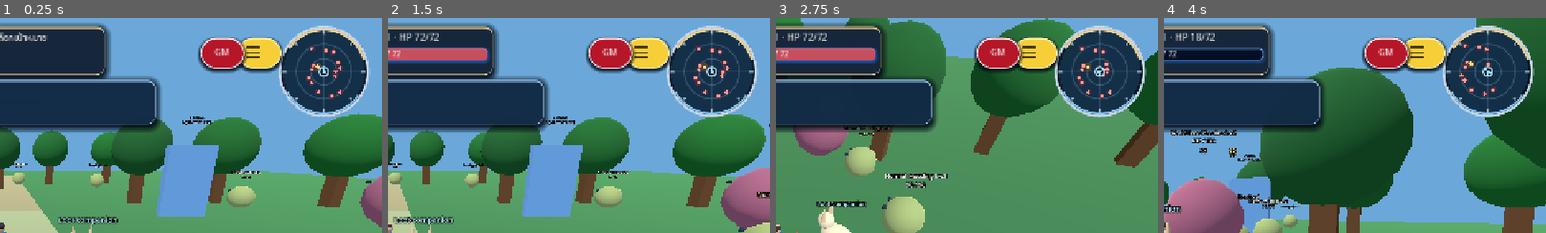
Above: before the commit, frames 1-4 (left to right).
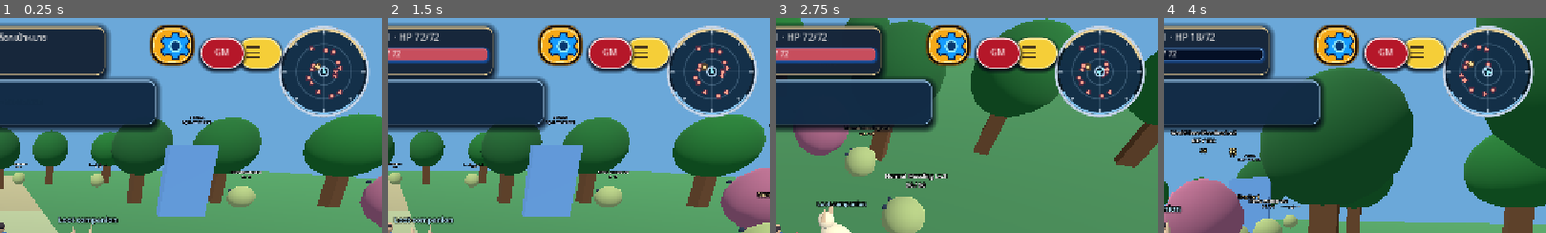
Above: after the commit, the same moments.

Repository: redfullmoon209-debug/NexTgenLeo
Game: Godot game, scene res://scenes/main.tscn
Same seed, same stepped clock (60 frames per second), same inputs: the game is played once before the commit and once after it.
Inputs (mouse positions are % of the whole screen's width and height, from its top left):
- Up to frame 1 (0.25 s): no input
- Up to frame 2 (1.5 s): click "กระโดด" at 0.5 s; tap Enter at 1.25 s; move the mouse to (72, 45) at 1.27 s; hold D from 1.28 s (still down); tap Tab at 1.35 s; click (72, 45) at 1.42 s
- Up to frame 3 (2.75 s): tap Space at 1.52 s; release D at 2 s; drag from (30, 55) to (45, 70) at 2.02 s
- Up to frame 4 (4 s): move the mouse to (60, 28) at 2.77 s; hold D 2.78-3.5 s; tap 1 at 2.85 s; click (60, 28) at 2.92 s; drag from (45, 70) to (20, 35) at 3.52 s
The pictures show only the part of the screen within x 50-100%, y 0-50%; the shares and areas given below are measured in that part.

The runs differ from the first frame. In frame 1, 2.1% of the frame differs, in the area x 39-52%, y 3-24%; in frame 2, 2.1%; in frame 3, 2.0%; in frame 4, 2.1%.

Commit message:
Settings rich dropdown: isolated layered menu and verified interactions
* Add isolated layered Settings rich-menu preview without changing game systems

* Add isolated Godot layered Settings rich menu component

* Mount isolated Settings rich menu without touching other gameplay systems

* Place blue gear inside top Settings header and anchor dropdown immediately beneath

* Add independent Settings graphics vector icon

* Add independent Settings audio vector icon

* Add independent Settings controls vector icon

* Add independent Settings hud vector icon

* Add independent Settings auto_hunt vector icon

* Add independent Settings auto_potion vector icon

* Add independent Settings notifications vector icon

* Add independent Settings language vector icon

* Add independent Settings security vector icon

* Add independent Settings exit vector icon

* Add standalone blue gear icon for Settings header

* Use independent colorful SVG icons and framed gear in Settings dropdown

* Fix Godot static type inference error in isolated Settings menu mount

* Fix Settings collapsed header collision with GM/menu; expand dropdown only on click

* Add independent vector background for gold settings menu

* Add independent vector base_frame for gold settings menu

* Build Settings gold buttons from real separate frame, fill, SVG icon and editable Thai label layers

* Verify isolated Settings dropdown in browser screenshot before existing bag/GM acceptance tests

* Fix Settings dropdown state references and use reliable independently layered Godot gold frames

* Assert Settings open/close and independent gold layers using live Godot diagnostics and preserve GM controls

* Handle Settings gear click/touch in its own hitbox without intercepting any other HUD inputs

* Add standalone transparent chevron_right.svg icon without unsupported font glyph

* Add standalone transparent chevron_down.svg icon without unsupported font glyph

* Add standalone transparent chevron_up.svg icon without unsupported font glyph

* Replace missing-font chevrons with real SVG layers and fit all ten Settings rows on screen

* Correct Settings chevron layer indentation for Godot parser

Diff:
--- /dev/null
+++ b/assets/ui/settings/icons/audio.svg
@@ -0,0 +1 @@
+<svg xmlns="http://www.w3.org/2000/svg" viewBox="0 0 64 64"><g stroke="#082b53" stroke-width="2.5" stroke-linejoin="round" stroke-linecap="round"><path d="M9 25h12l15-12v38L21 39H9z" fill="#48c9ff"/><path d="M43 23q13 9 0 18M48 15q23 17 0 34" fill="none" stroke="#087ed9" stroke-width="5"/></g></svg>
--- /dev/null
+++ b/assets/ui/settings/icons/auto_hunt.svg
@@ -0,0 +1 @@
+<svg xmlns="http://www.w3.org/2000/svg" viewBox="0 0 64 64"><g stroke="#082b53" stroke-width="2.5" stroke-linejoin="round" stroke-linecap="round"><path d="M10 8l42 43M54 8L12 51" stroke="#dceeff" stroke-width="10"/><path d="M7 7l15 5-10 10zM57 7l-15 5 10 10z" fill="#8ac7f7"/><path d="M7 44l13 13M57 44L44 57" stroke="#b77a1b" stroke-width="8"/></g></svg>
--- /dev/null
+++ b/assets/ui/settings/icons/auto_potion.svg
@@ -0,0 +1 @@
+<svg xmlns="http://www.w3.org/2000/svg" viewBox="0 0 64 64"><g stroke="#082b53" stroke-width="2.5" stroke-linejoin="round" stroke-linecap="round"><path d="M24 8h16v9l9 13q11 24-11 27H26Q4 54 15 30l9-13z" fill="#e6324c"/><path d="M22 31h23q9 20-9 21H28Q12 51 22 31" fill="#ff6572"/><path d="M24 8h16" stroke="#9f5b16" stroke-width="8"/></g></svg>
--- /dev/null
+++ b/assets/ui/settings/icons/chevron_down.svg
@@ -0,0 +1 @@
+<svg xmlns="http://www.w3.org/2000/svg" viewBox="0 0 40 40"><path d="M7 14L20 27 33 14" stroke="#120907" stroke-width="10" stroke-linejoin="round" stroke-linecap="round" fill="none"/><path d="M7 14L20 27 33 14" stroke="#FFFDFC" stroke-width="6" stroke-linejoin="round" stroke-linecap="round" fill="none"/></svg>
--- /dev/null
+++ b/assets/ui/settings/icons/chevron_right.svg
@@ -0,0 +1 @@
+<svg xmlns="http://www.w3.org/2000/svg" viewBox="0 0 40 40"><path d="M14 7L27 20 14 33" stroke="#120907" stroke-width="10" stroke-linejoin="round" stroke-linecap="round" fill="none"/><path d="M14 7L27 20 14 33" stroke="#FFFDFC" stroke-width="6" stroke-linejoin="round" stroke-linecap="round" fill="none"/></svg>
--- /dev/null
+++ b/assets/ui/settings/icons/chevron_up.svg
@@ -0,0 +1 @@
+<svg xmlns="http://www.w3.org/2000/svg" viewBox="0 0 40 40"><path d="M7 27L20 14 33 27" stroke="#120907" stroke-width="10" stroke-linejoin="round" stroke-linecap="round" fill="none"/><path d="M7 27L20 14 33 27" stroke="#FFFDFC" stroke-width="6" stroke-linejoin="round" stroke-linecap="round" fill="none"/></svg>
--- /dev/null
+++ b/assets/ui/settings/icons/controls.svg
@@ -0,0 +1 @@
+<svg xmlns="http://www.w3.org/2000/svg" viewBox="0 0 64 64"><g stroke="#082b53" stroke-width="2.5" stroke-linejoin="round" stroke-linecap="round"><path d="M17 19h30q8 0 10 12l3 13q1 9-9 6l-9-7H22l-9 7q-10 3-9-6l3-13q2-12 10-12z" fill="#66d9ff"/><path d="M18 28v15m-8-8h16M43 30h1m8 7h1" stroke="#0c63c6" stroke-width="5"/></g></svg>
--- /dev/null
+++ b/assets/ui/settings/icons/exit.svg
@@ -0,0 +1 @@
+<svg xmlns="http://www.w3.org/2000/svg" viewBox="0 0 64 64"><g stroke="#082b53" stroke-width="2.5" stroke-linejoin="round" stroke-linecap="round"><rect x="9" y="8" width="29" height="48" rx="3" fill="#24bfff"/><rect x="15" y="13" width="17" height="37" fill="#a4efff"/><path d="M36 27h13v-8l13 13-13 13v-8H36z" fill="#ff373d"/></g></svg>
--- /dev/null
+++ b/assets/ui/settings/icons/gear.svg
@@ -0,0 +1 @@
+<svg xmlns="http://www.w3.org/2000/svg" viewBox="0 0 64 64"><path d="M26 4h12l3 9 7 3 9-4 7 11-7 7v8l7 6-7 11-9-4-7 3-3 9H26l-3-9-7-3-9 4L0 44l7-6v-8l-7-7 7-11 9 4 7-3z" fill="#159cff" stroke="#09224d" stroke-width="3"/><circle cx="32" cy="34" r="12" fill="#07376e" stroke="#8fe9ff" stroke-width="4"/></svg>
--- /dev/null
+++ b/assets/ui/settings/icons/graphics.svg
@@ -0,0 +1 @@
+<svg xmlns="http://www.w3.org/2000/svg" viewBox="0 0 64 64"><g stroke="#082b53" stroke-width="2.5" stroke-linejoin="round" stroke-linecap="round"><rect x="9" y="9" width="46" height="35" rx="4" fill="#42d4ff"/><path d="M13 13h38v26H13z" fill="#159bf1"/><path d="M18 15h27L20 36z" fill="#b0f6ff" opacity=".7"/><path d="M32 44v8m-12 4h24" stroke="#1453aa" stroke-width="5"/></g></svg>
--- /dev/null
+++ b/assets/ui/settings/icons/hud.svg
@@ -0,0 +1 @@
+<svg xmlns="http://www.w3.org/2000/svg" viewBox="0 0 64 64"><g stroke="#082b53" stroke-width="2.5" stroke-linejoin="round" stroke-linecap="round"><rect x="7" y="7" width="23" height="23" rx="4" fill="#26bbff"/><rect x="34" y="7" width="23" height="23" rx="4" fill="#55dcff"/><rect x="7" y="34" width="23" height="23" rx="4" fill="#0a81e8"/><rect x="34" y="34" width="23" height="23" rx="4" fill="#2598fa"/></g></svg>
--- /dev/null
+++ b/assets/ui/settings/icons/language.svg
@@ -0,0 +1 @@
+<svg xmlns="http://www.w3.org/2000/svg" viewBox="0 0 64 64"><g stroke="#082b53" stroke-width="2.5" stroke-linejoin="round" stroke-linecap="round"><circle cx="32" cy="32" r="25" fill="#24c5f6"/><path d="M15 13l13 3 2 10-9 7 4 12-9 5-8-15 4-12zM38 9l16 13-8 8 7 12-13 10-6-11 5-11-8-10z" fill="#64d84c"/></g></svg>
--- /dev/null
+++ b/assets/ui/settings/icons/notifications.svg
@@ -0,0 +1 @@
+<svg xmlns="http://www.w3.org/2000/svg" viewBox="0 0 64 64"><g stroke="#082b53" stroke-width="2.5" stroke-linejoin="round" stroke-linecap="round"><path d="M32 7q-15 0-15 18v11L9 47h46l-8-11V25Q47 7 32 7z" fill="#ffda21"/><path d="M25 52q7 10 14 0" fill="none" stroke="#c77c0a" stroke-width="6"/><path d="M22 16q-6 8-4 22" fill="none" stroke="#fff6a0" stroke-width="5"/></g></svg>
--- /dev/null
+++ b/assets/ui/settings/icons/security.svg
@@ -0,0 +1 @@
+<svg xmlns="http://www.w3.org/2000/svg" viewBox="0 0 64 64"><g stroke="#082b53" stroke-width="2.5" stroke-linejoin="round" stroke-linecap="round"><path d="M32 5l23 10v16q0 18-23 28Q9 49 9 31V15z" fill="#1c9df3"/><path d="M32 12l16 7v13q0 12-16 20z" fill="#75e3ff"/></g></svg>
--- /dev/null
+++ b/assets/ui/settings/layers/background.svg
@@ -0,0 +1 @@
+<svg xmlns="http://www.w3.org/2000/svg" viewBox="0 0 640 80"><defs><linearGradient id="amber" x1="0" y1="0" x2="0" y2="1"><stop offset="0" stop-color="#fff29a"/><stop offset=".12" stop-color="#ffe139"/><stop offset=".51" stop-color="#ffbf10"/><stop offset=".79" stop-color="#f89a06"/><stop offset="1" stop-color="#d56b00"/></linearGradient></defs><rect x="5" y="5" width="630" height="70" rx="34" fill="url(#amber)"/><path d="M34 17 Q320 11 605 17" stroke="#fffbd1" stroke-width="8" opacity=".77" stroke-linecap="round" fill="none"/><path d="M38 65 Q320 71 602 65" stroke="#ffb337" stroke-width="4" opacity=".65" stroke-linecap="round" fill="none"/></svg>
--- /dev/null
+++ b/assets/ui/settings/layers/base_frame.svg
@@ -0,0 +1 @@
+<svg xmlns="http://www.w3.org/2000/svg" viewBox="0 0 640 80"><defs><linearGradient id="metal" x1="0" y1="0" x2="0" y2="1"><stop stop-color="#fffcdf"/><stop offset=".16" stop-color="#ffcf30"/><stop offset=".49" stop-color="#ae5c00"/><stop offset=".75" stop-color="#fff9b6"/><stop offset="1" stop-color="#bd6800"/></linearGradient></defs><rect x="3" y="3" width="634" height="74" rx="36" fill="none" stroke="#150b04" stroke-width="6"/><rect x="7" y="7" width="626" height="66" rx="32" fill="none" stroke="url(#metal)" stroke-width="6"/><rect x="12" y="12" width="616" height="56" rx="27" fill="none" stroke="#fff5b5" stroke-width="2"/><path d="M39 12 Q320 6 601 12" stroke="#fff8b0" stroke-width="3" fill="none" opacity=".8"/></svg>
--- a/scripts/main.gd
+++ b/scripts/main.gd
@@ -41,6 +41,9 @@
 	add_child(gameplay)
 	var fantasy_skin: Node = load("res://scripts/fantasy_ui_theme.gd").new()
 	add_child(fantasy_skin)
+	# Isolated Settings Rich Menu; other HUD and gameplay systems remain unchanged.
+	var settings_menu: Node = load("res://scripts/settings_rich_menu.gd").new()
+	add_child(settings_menu)
 
 func _make_world() -> void:
 	var light := DirectionalLight3D.new()
--- /dev/null
+++ b/scripts/settings_rich_menu.gd
@@ -0,0 +1,245 @@
+extends CanvasLayer
+## Isolated, four-component Settings Rich Menu. No image crops or gameplay changes.
+## Independent layers: SVG icons / editable Thai Labels / gold background Panel / frame Panel.
+const TITLES := ["กราฟิกและหน้าจอ", "เสียง", "การควบคุม", "จัดตำแหน่ง HUD", "ตั้งค่า Auto Hunt", "ตั้งค่า Auto Potion", "การแจ้งเตือน", "ภาษา", "บัญชีและความปลอดภัย", "ออกจากเกม"]
+const ICON_FILES := ["graphics", "audio", "controls", "hud", "auto_hunt", "auto_potion", "notifications", "language", "security", "exit"]
+var panel: PanelContainer
+var toggle: Button
+var header_title: Label
+var header_arrow: TextureRect
+var list: VBoxContainer
+
+func _ready() -> void:
+	layer = 30
+	var root := Control.new()
+	root.set_anchors_and_offsets_preset(Control.PRESET_FULL_RECT)
+	root.mouse_filter = Control.MOUSE_FILTER_IGNORE
+	var ui_theme := Theme.new()
+	ui_theme.default_font = load("res://assets/fonts/NotoSansThai.ttf")
+	root.theme = ui_theme
+	add_child(root)
+	# One top header: gear lives INSIDE the gold frame; rows drop directly below.
+	toggle = Button.new()
+	toggle.text = ""
+	toggle.tooltip_text = ""
+	toggle.anchor_left = 1.0
+	toggle.anchor_right = 1.0
+	toggle.anchor_top = 0.0
+	toggle.anchor_bottom = 0.0
+	# Handle the header hitbox directly; Godot Web can lose Button.pressed beneath canvas overlays.
+	root.add_child(toggle)
+	_decorate_button(toggle)
+	var header_content := HBoxContainer.new()
+	header_content.set_anchors_and_offsets_preset(Control.PRESET_FULL_RECT)
+	header_content.offset_left = 17
+	header_content.offset_right = -17
+	header_content.mouse_filter = Control.MOUSE_FILTER_IGNORE
+	toggle.add_child(header_content)
+	var gear := TextureRect.new()
+	gear.texture = load("res://assets/ui/settings/icons/gear.svg")
+	gear.custom_minimum_size = Vector2(48, 48)
+	gear.expand_mode = TextureRect.EXPAND_IGNORE_SIZE
+	gear.stretch_mode = TextureRect.STRETCH_KEEP_ASPECT_CENTERED
+	gear.mouse_filter = Control.MOUSE_FILTER_IGNORE
+	header_content.add_child(gear)
+	header_title = Label.new()
+	header_title.text = "ตั้งค่าเกม"
+	header_title.size_flags_horizontal = Control.SIZE_EXPAND_FILL
+	header_title.vertical_alignment = VERTICAL_ALIGNMENT_CENTER
+	header_title.add_theme_font_size_override("font_size", 25)
+	header_title.add_theme_color_override("font_color", Color.WHITE)
+	header_title.add_theme_color_override("font_outline_color", Color.BLACK)
+	header_title.add_theme_constant_override("outline_size", 5)
+	header_content.add_child(header_title)
+	header_arrow = TextureRect.new()
+	header_arrow.name = "Chevron"
+	header_arrow.texture = load("res://assets/ui/settings/icons/chevron_down.svg")
+	header_arrow.custom_minimum_size = Vector2(32, 32)
+	header_arrow.expand_mode = TextureRect.EXPAND_IGNORE_SIZE
+	header_arrow.stretch_mode = TextureRect.STRETCH_KEEP_ASPECT_CENTERED
+	header_arrow.mouse_filter = Control.MOUSE_FILTER_IGNORE
+	header_content.add_child(header_arrow)
+	panel = PanelContainer.new()
+	panel.anchor_left = 1.0
+	panel.anchor_right = 1.0
+	panel.anchor_top = 0.0
+	panel.anchor_bottom = 0.0
+	panel.mouse_filter = Control.MOUSE_FILTER_STOP
+	panel.add_theme_stylebox_override("panel", _panel_style())
+	root.add_child(panel)
+	var outer := VBoxContainer.new()
+	outer.add_theme_constant_override("separation", 6)
+	panel.add_child(outer)
+	var scroll := ScrollContainer.new()
+	scroll.size_flags_vertical = Control.SIZE_EXPAND_FILL
+	scroll.horizontal_scroll_mode = ScrollContainer.SCROLL_MODE_DISABLED
+	outer.add_child(scroll)
+	list = VBoxContainer.new()
+	list.size_flags_horizontal = Control.SIZE_EXPAND_FILL
+	list.add_theme_constant_override("separation", 3)
+	scroll.add_child(list)
+	for i in range(TITLES.size()):
+		_add_row(i)
+	panel.visible = false
+	header_title.hide()
+	header_arrow.hide()
+	get_viewport().size_changed.connect(_responsive)
+	_responsive()
+
+func _decorate_button(button: Button) -> void:
+	# Four real independent Godot elements, with reliable rendering on web/mobile:
+	# Background Panel, Frame Panel, Icon TextureRect, editable Thai Label.
+	for state in ["normal", "hover", "pressed", "disabled", "focus"]:
+		button.add_theme_stylebox_override(state, StyleBoxEmpty.new())
+	var background := Panel.new()
+	background.name = "Layer_background"
+	background.mouse_filter = Control.MOUSE_FILTER_IGNORE
+	var fill := StyleBoxFlat.new()
+	fill.bg_color = Color("#F5A918")
+	fill.set_corner_radius_all(26)
+	fill.shadow_color = Color("#4B2608A0")
+	fill.shadow_size = 3
+	background.add_theme_stylebox_override("panel", fill)
+	button.add_child(background)
+	background.set_anchors_and_offsets_preset(Control.PRESET_FULL_RECT)
+	var frame := Panel.new()
+	frame.name = "Layer_base_frame"
+	frame.mouse_filter = Control.MOUSE_FILTER_IGNORE
+	var trim := StyleBoxFlat.new()
+	trim.bg_color = Color.TRANSPARENT
+	trim.border_color = Color("#201007")
+	trim.set_border_width_all(4)
+	trim.set_corner_radius_all(26)
+	frame.add_theme_stylebox_override("panel", trim)
+	button.add_child(frame)
+	frame.set_anchors_and_offsets_preset(Control.PRESET_FULL_RECT)
+	# Beveled gold inner border and light top band are independent visual accents.
+	var shine := Panel.new()
+	shine.name = "Layer_gold_highlight"
+	shine.mouse_filter = Control.MOUSE_FILTER_IGNORE
+	var shine_style := StyleBoxFlat.new()
+	shine_style.bg_color = Color.TRANSPARENT
+	shine_style.border_color = Color("#FFF1A0")
+	shine_style.border_width_top = 2
+	shine_style.border_width_left = 1
+	shine_style.border_width_right = 1
+	shine_style.border_width_bottom = 1
+	shine_style.set_corner_radius_all(23)
+	shine.add_theme_stylebox_override("panel", shine_style)
+	button.add_child(shine)
+	shine.set_anchors_and_offsets_preset(Control.PRESET_FULL_RECT)
+	shine.offset_left = 5
+	shine.offset_right = -5
+	shine.offset_top = 5
+	shine.offset_bottom = -5
+
+func _panel_style() -> StyleBoxFlat:
+	var s := StyleBoxFlat.new()
+	s.bg_color = Color("#160F09F2")
+	s.border_color = Color("#DDA128")
+	s.set_border_width_all(3)
+	s.set_corner_radius_all(20)
+	s.content_margin_left = 10
+	s.content_margin_right = 10
+	s.content_margin_top = 9
+	s.content_margin_bottom = 9
+	return s
+
+func _add_row(index: int) -> void:
+	var button := Button.new()
+	button.custom_minimum_size = Vector2(0, 55)
+	button.size_flags_horizontal = Control.SIZE_EXPAND_FILL
+	button.pressed.connect(func(): print("Settings selected: ", TITLES[index]))
+	list.add_child(button)
+	_decorate_button(button)
+	var contents := HBoxContainer.new()
+	contents.set_anchors_and_offsets_preset(Control.PRESET_FULL_RECT)
+	contents.offset_left = 15
+	contents.offset_right = -15
+	contents.mouse_filter = Control.MOUSE_FILTER_IGNORE
+	contents.add_theme_constant_override("separation", 12)
+	button.add_child(contents)
+	var icon := TextureRect.new()
+	icon.texture = load("res://assets/ui/settings/icons/%s.svg" % ICON_FILES[index])
+	icon.custom_minimum_size = Vector2(47, 47)
+	icon.expand_mode = TextureRect.EXPAND_IGNORE_SIZE
+	icon.stretch_mode = TextureRect.STRETCH_KEEP_ASPECT_CENTERED
+	icon.mouse_filter = Control.MOUSE_FILTER_IGNORE
+	contents.add_child(icon)
+	var label := Label.new()
+	label.text = str(index + 1) + ". " + TITLES[index]
+	label.size_flags_horizontal = Control.SIZE_EXPAND_FILL
+	label.vertical_alignment = VERTICAL_ALIGNMENT_CENTER
+	label.add_theme_font_size_override("font_size", 20)
+	label.add_theme_color_override("font_color", Color.WHITE)
+	label.add_theme_color_override("font_outline_color", Color.BLACK)
+	label.add_theme_constant_override("outline_size", 5)
+	label.mouse_filter = Control.MOUSE_FILTER_IGNORE
+	contents.add_child(label)
+	var arrow := TextureRect.new()
+	arrow.name = "Layer_chevron"
+	arrow.texture = load("res://assets/ui/settings/icons/chevron_right.svg")
+	arrow.custom_minimum_size = Vector2(28, 28)
+	arrow.expand_mode = TextureRect.EXPAND_IGNORE_SIZE
+	arrow.stretch_mode = TextureRect.STRETCH_KEEP_ASPECT_CENTERED
+	arrow.mouse_filter = Control.MOUSE_FILTER_IGNORE
+	contents.add_child(arrow)
+
+func _input(event: InputEvent) -> void:
+	# Scoped click/touch hit area only. No fullscreen interception and no HUD changes.
+	var point := Vector2.INF
+	if event is InputEventMouseButton:
+		if not event.pressed or event.button_index != MOUSE_BUTTON_LEFT:
+			return
+		point = event.position
+	elif event is InputEventScreenTouch:
+		if not event.pressed:
+			return
+		point = event.position
+	else:
+		return
+	if toggle.get_global_rect().has_point(point):
+		_toggle()
+		get_viewport().set_input_as_handled()
+
+func _toggle() -> void:
+	panel.visible = not panel.visible
+	header_title.visible = panel.visible
+	header_arrow.visible = panel.visible
+	header_arrow.texture = load("res://assets/ui/settings/icons/chevron_up.svg") if panel.visible else load("res://assets/ui/settings/icons/chevron_down.svg")
+	_responsive()
+
+func _update_web_diagnostics() -> void:
+	if not OS.has_feature("web"):
+		return
+	var r := toggle.get_global_rect()
+	var p := panel.get_global_rect()
+	var data := {"open": panel.visible, "header": [r.position.x, r.position.y, r.size.x, r.size.y], "panel": [p.position.x, p.position.y, p.size.x, p.size.y], "rows": list.get_child_count()}
+	JavaScriptBridge.eval("window.leoSettingsRich = " + JSON.stringify(data), true)
+
+func _responsive() -> void:
+	var viewport_size := get_viewport().get_visible_rect().size
+	var is_wide := viewport_size.x >= 1160.0
+	var header_height := 66.0
+	var menu_width := minf(560.0, viewport_size.x - 20.0)
+	# Collapsed gear occupies only its OWN small button, not the GM / menu buttons.
+	# 1280px: x=892..964, GM starts at x=975. All other HUD remains untouched.
+	var collapsed_right := -316.0 if is_wide else -12.0
+	var collapsed_top := 12.0 if is_wide else 180.0
+	var open_right := -180.0 if is_wide else -10.0
+	var menu_top := 12.0 if is_wide else 10.0
+	if panel.visible:
+		toggle.offset_left = open_right - menu_width
+		toggle.offset_right = open_right
+		toggle.offset_top = menu_top
+		toggle.offset_bottom = menu_top + header_height
+	else:
+		toggle.offset_left = collapsed_right - 72.0
+		toggle.offset_right = collapsed_right
+		toggle.offset_top = collapsed_top
+		toggle.offset_bottom = collapsed_top + header_height
+	panel.offset_left = open_right - menu_width
+	panel.offset_right = open_right
+	panel.offset_top = menu_top + header_height + 4.0
+	panel.offset_bottom = minf(viewport_size.y - 8.0, menu_top + header_height + 4.0 + 10.0 * 55.0 + 9.0 * 3.0 + 22.0)
+	_update_web_diagnostics()
Not shown, added: settings-rich-preview/index.html
Not shown, changed: tests/browser_test.cjs
